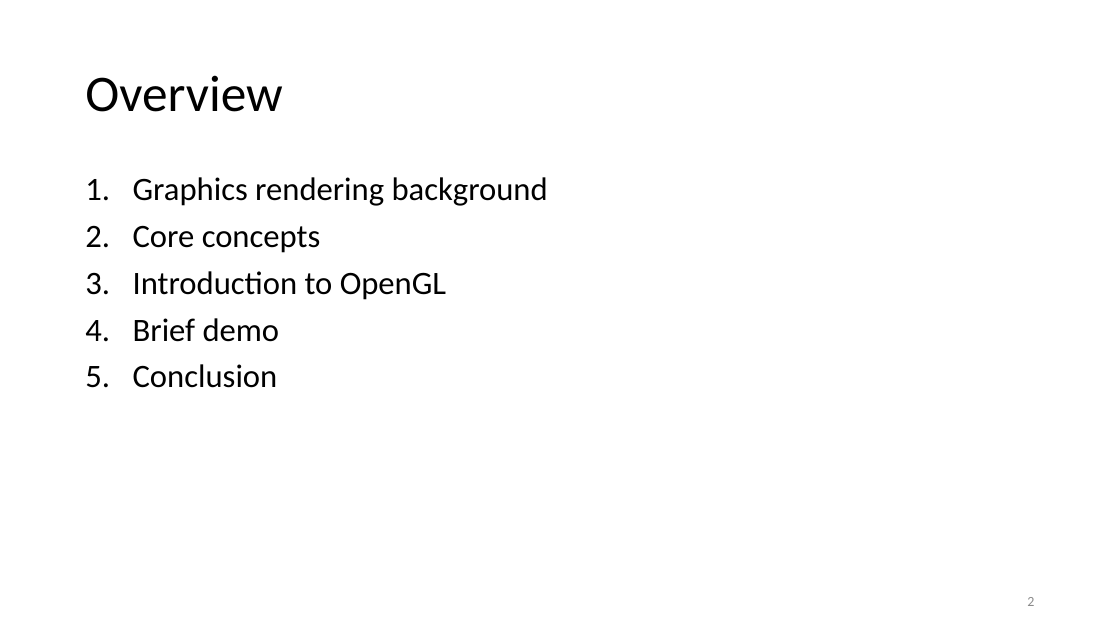
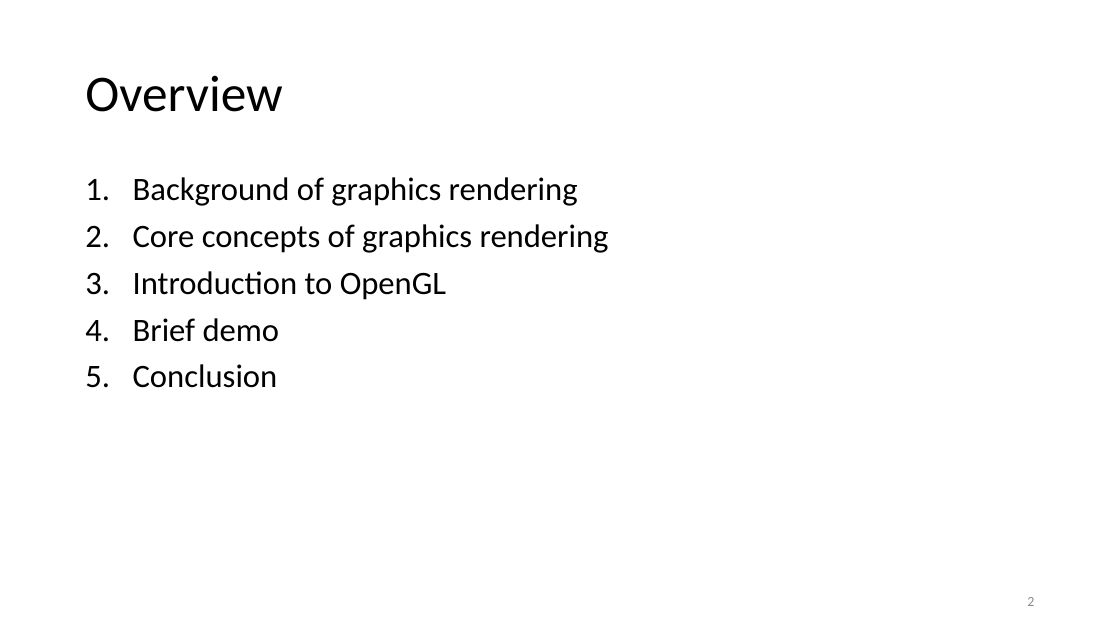
Before and after one commit to ShepherdJerred-homework/seminar-presentation, a slide deck: slide 2 of presentation.pptx. Drawn at 1120x630 pixels with LibreOffice and Linux fonts; fonts in the diff are those of the drawing. Boxes give left, top, right and bottom in pixels: in the first picture for what was removed or moved away, otherwise in the second. Text is boxed around its words. In the diff, an @@ line names an element or a change of style, - is before the commit and + after.

```diff
--- a/presentation.pptx
+++ b/presentation.pptx
@@ text at (133, 177, 609, 253): text changed @@
-1. Graphics rendering background
-2. Core concepts
+1. Background of graphics rendering
+2. Core concepts of graphics rendering
```
Also in this commit, not shown: 8 other slides changed, 3 slides added, 1 slide removed, 1 other file.
